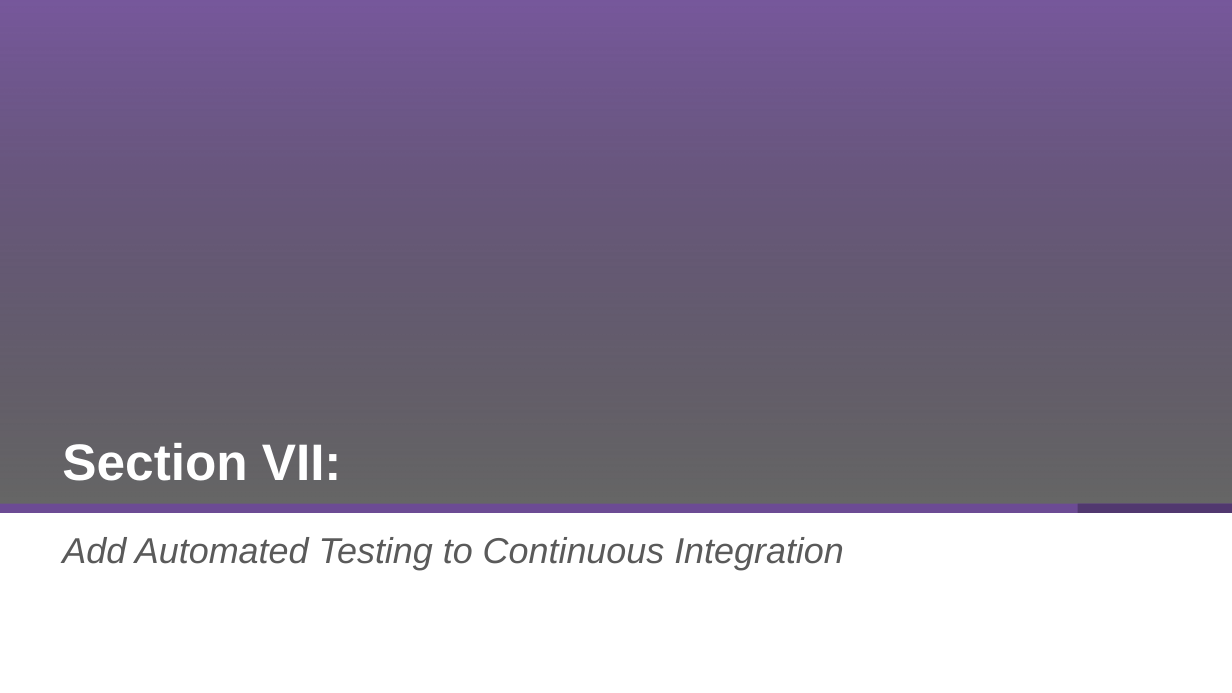
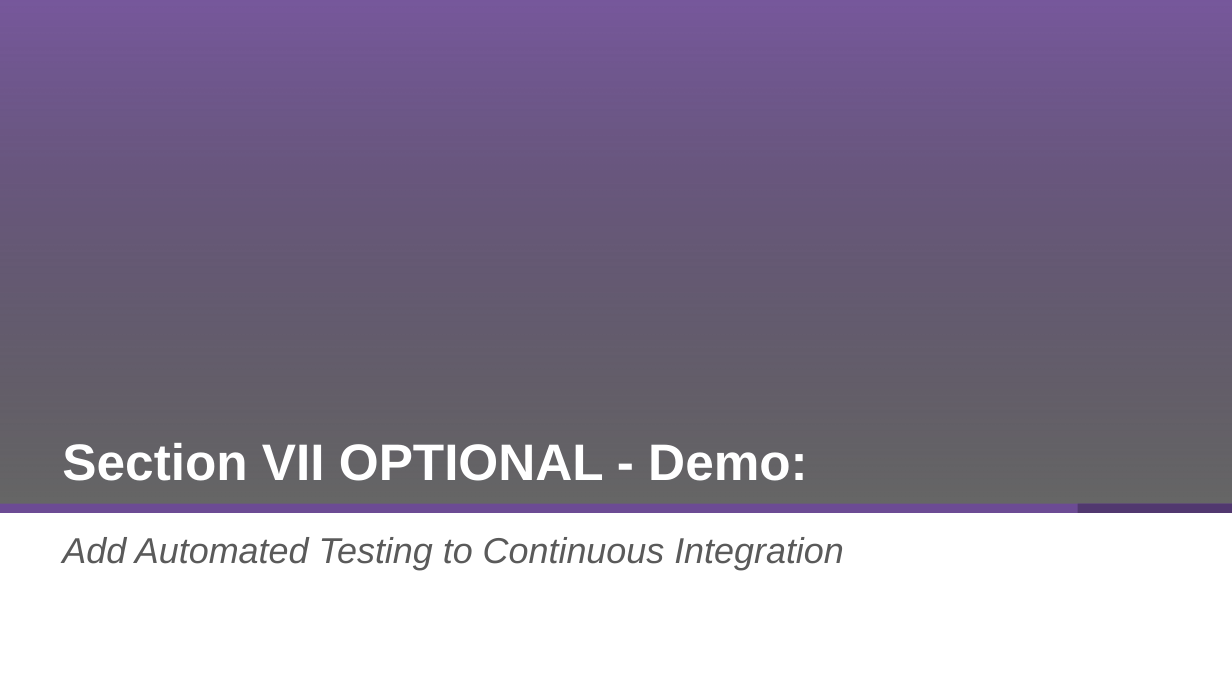
Before and after one commit to McQuitty-Broadcom/Zowe-DevOps-Example, a slide deck: slide 84 of .workshop/DevOps-Workshop.pptx (slide 85 before the commit). Drawn at 1232x693 pixels with LibreOffice and Linux fonts; fonts in the diff are those of the drawing; background and template pictures are left out. Boxes give left, top, right and bottom in pixels: in the first picture for what was removed or moved away, otherwise in the second. Text is boxed around its words. In the diff, an @@ line names an element or a change of style, - is before the commit and + after.

```diff
--- a/.workshop/DevOps-Workshop.pptx
+++ b/.workshop/DevOps-Workshop.pptx
@@ title at box(62, 443, 808, 481): text changed @@
-Section VII:
+Section VII OPTIONAL - Demo:
```
Also in this commit, not shown: 4 other slides changed, 5 slides removed, 1 other file.
